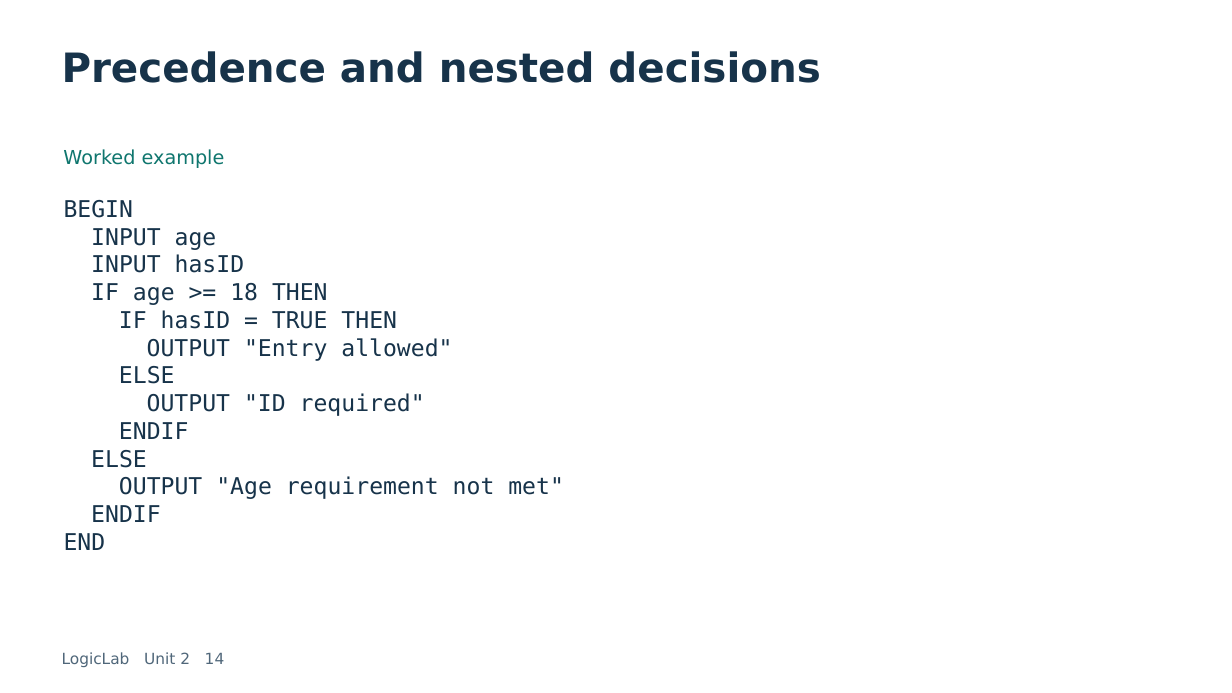
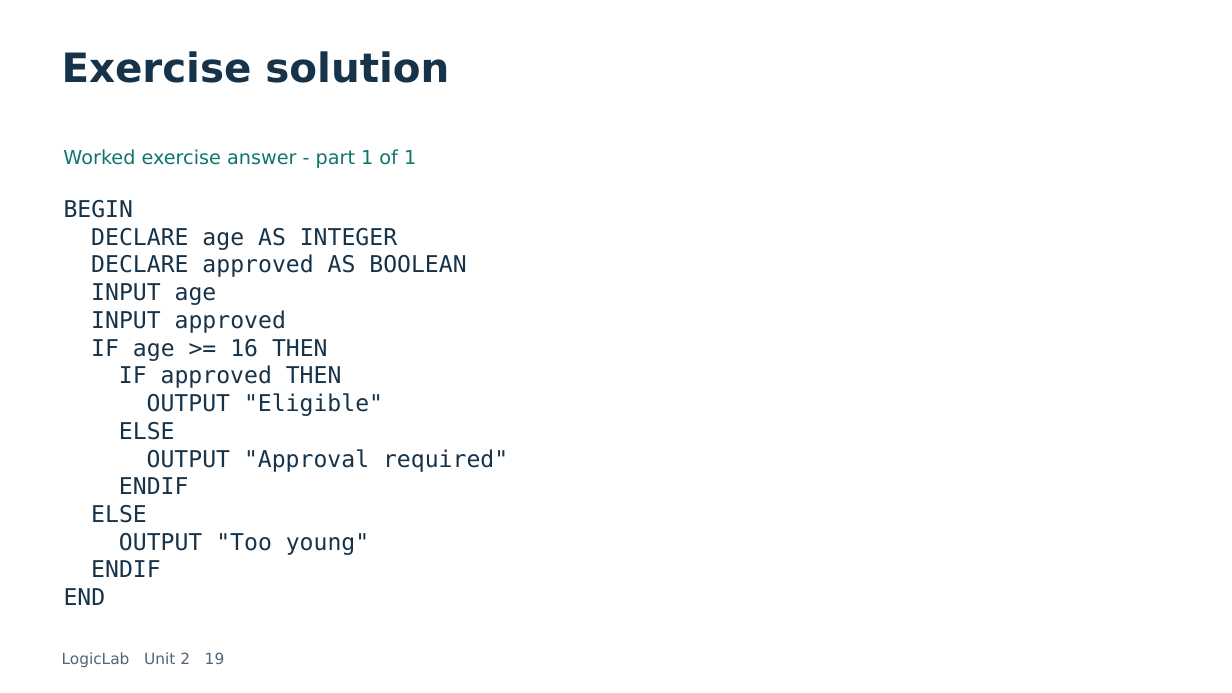
Before and after one commit to LEFA-2329/lefa-portfolio., a slide deck: slide 19 of dist/learn/downloads/logiclab-unit-2.pptx (slide 14 before the commit). Drawn at 1232x693 pixels with LibreOffice and Linux fonts; fonts in the diff are those of the drawing. Boxes give left, top, right and bottom in pixels: in the first picture for what was removed or moved away, otherwise in the second. Text is boxed around its words. In the diff, an @@ line names an element or a change of style, - is before the commit and + after.

Commit message:
Expand unit slides with complete solved pseudocode, exercise solutions, traces and data type definitions

```diff
--- a/dist/learn/downloads/logiclab-unit-2.pptx
+++ b/dist/learn/downloads/logiclab-unit-2.pptx
@@ text at [62, 51, 449, 83]: text changed @@
-Precedence and nested decisions
+Exercise solution
@@ text at [63, 149, 416, 168]: text changed @@
-Worked example
+Worked exercise answer - part 1 of 1
@@ text at [91, 228, 466, 277]: paragraphs added @@
+DECLARE age AS INTEGER
+DECLARE approved AS BOOLEAN
@@ text at [91, 310, 383, 416]: text changed @@
-INPUT hasID
-IF age >= 18 THEN
-IF hasID = TRUE THEN
-OUTPUT "Entry allowed"
+INPUT approved
+IF age >= 16 THEN
+IF approved THEN
+OUTPUT "Eligible"
@@ text at [147, 449, 508, 472]: text changed @@
-OUTPUT "ID required"
+OUTPUT "Approval required"
@@ text at [119, 533, 369, 555]: text changed @@
-OUTPUT "Age requirement not met"
+OUTPUT "Too young"
@@ text at [62, 652, 225, 667]: text changed @@
-LogicLab Unit 2 14
+LogicLab Unit 2 19
```
Also in this commit, not shown: 37 other slides changed, 18 slides added, 10 slides removed, 11 other files.
